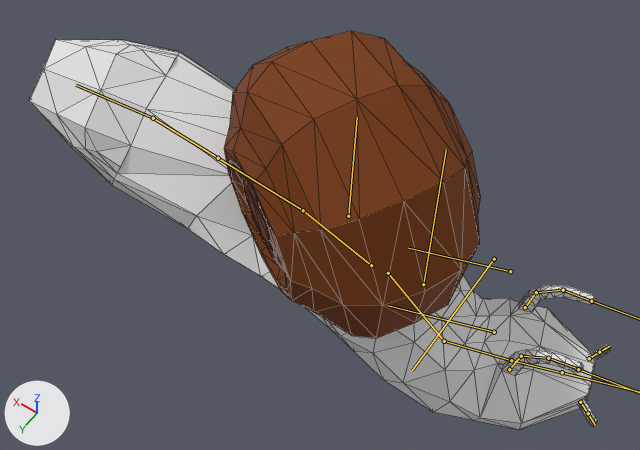
What one commit did to the FBX model Assets/Models/slimak.fbx.
Both versions are drawn from a 50 mm camera at (-2.4, 8.45, 10.56) aimed at (1.49, 3.01, 2.0). Arrows for +X, +Y and +Z are at lower left; the lights stay in place. Both versions are drawn at frame 14 of the action 'Light_Attack_3_alt'; the numbers are the values there. The bones that bend it are drawn over the model as lines. Mesh edges are drawn as thin lines.

Objects in the first picture: 'Body', 'Shell'.
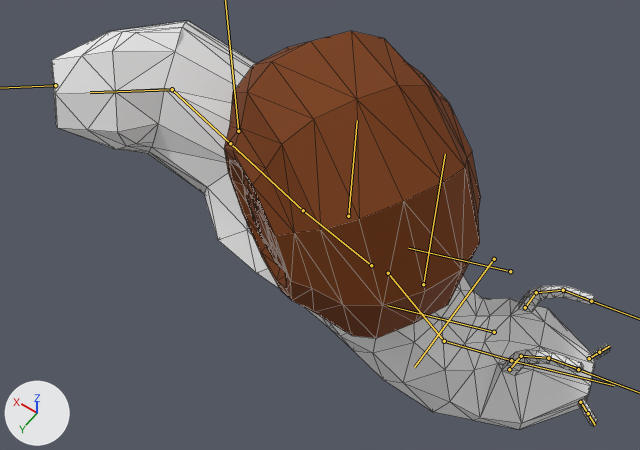
Location of each change, (x1, y1, x2, y2) in pixels of the pictures (640 x 450 px):
'Body', posed: before (29, 39, 611, 429); after (51, 21, 611, 429)
bone 'Body.002', root to tip: before (303, 210) to (218, 158); after (303, 210) to (230, 143)
bone 'Body.003', root to tip: before (218, 158) to (153, 118); after (230, 143) to (172, 89)
bone 'Tail', root to tip: before (153, 118) to (76, 85); after (172, 89) to (90, 92)

The change in detail:
Bone 'Body.002' (bone_body_002) turns from (0, 0, -7) to (4, -17, 6) degrees about its own x, y and z.
Bone 'Body.003' (bone_body_003) turns from (21, -21, 1) to (2, -23, -1) degrees about its own x, y and z.
Bone 'Tail' (bone_tail) turns from (-32, -1, -12) to (-29, -7, -43) degrees about its own x, y and z.
